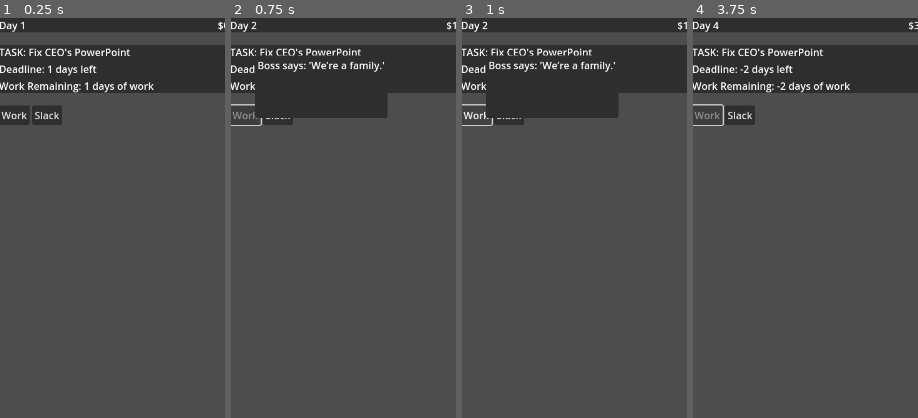
Above: before the commit, frames 1-4 (left to right).
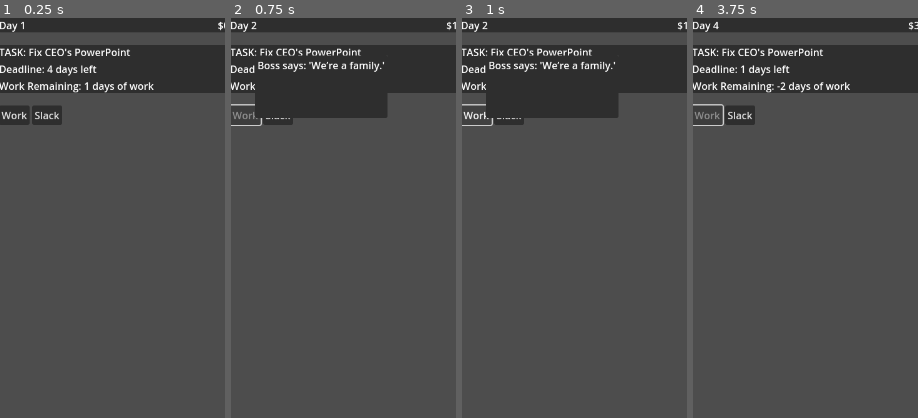
Above: after the commit, the same moments.

Repository: lmchoi/alt-f-this
Game: Godot game, scene res://scenes/game_ui.tscn
The game is run twice, just before and just after one commit, with the same random seed, the same clock (stepped at 60 frames per second) and the same inputs.
Inputs:
- Up to frame 1 (0.25 s): no input
- Up to frame 2 (0.75 s): click "Work" at 0.5 s
- Up to frame 3 (1 s): no input
- Up to frame 4 (3.75 s): click "Slack" at 1.25 s; click "Work" at 2 s; click "Slack" at 2.75 s; click "Work" at 3.5 s
The pictures show only the part of the screen within x 0-50%, y 0-50%; the shares and areas given below are measured in that part.

The runs differ from the first frame. In frame 1, less than 0.1% of the frame differs, in the area x 20-24%, y 11-14%; in frame 2, nothing differs; in frame 3, nothing differs; in frame 4, 0.3%, in the area x 20-45%, y 11-15%.

Commit message:
Show work completed message

Diff:
--- a/autoloads/game_manager.gd
+++ b/autoloads/game_manager.gd
@@ -30,7 +30,7 @@
 func do_work():
 	money += 10
 	chaos += 5
-	current_task.do_work(1)
+	current_task.do_work()
 
 	var event_result := {"text": "", "money": 0, "chaos": 0}
 
@@ -42,6 +42,8 @@
 	event_occurred.emit(event_result)
 #	// do this at the end
 	day += 1
+	if current_task.due_day == day:
+		event_occurred.emit({"text": "DEADLINE"})
 
 func slack_off():
 	chaos -= 10
--- a/scenes/game_ui.gd
+++ b/scenes/game_ui.gd
@@ -16,6 +16,8 @@
 	GameManager.chaos_changed.connect(_update_chaos_level)
 	GameManager.event_occurred.connect(_on_event_occurred)
 	GameManager.next_day.connect(_on_next_day)
+	GameManager.current_task.work_completed.connect(_on_event_occurred)
+
 	_on_next_day(GameManager.day)
 
 func _on_work_button_pressed():
--- a/scripts/resources/task.gd
+++ b/scripts/resources/task.gd
@@ -1,13 +1,14 @@
 class_name Task
 extends Resource
 
-signal work_completed()
+signal work_completed(event_data)
 
 @export var title := "Fix CEO's PowerPoint"
-@export var due_day := 2 # Day number (e.g., Day 3)
+@export var due_day := 5 # Day number (e.g., Day 3)
 @export var work_remaining := 1
 
-func do_work(unit_of_work):
-	work_remaining -= unit_of_work
+func do_work():
+	work_remaining -= 1
+
 	if work_remaining == 0:
-		work_completed.emit()
+		work_completed.emit({"text": "Work Completed!"})
